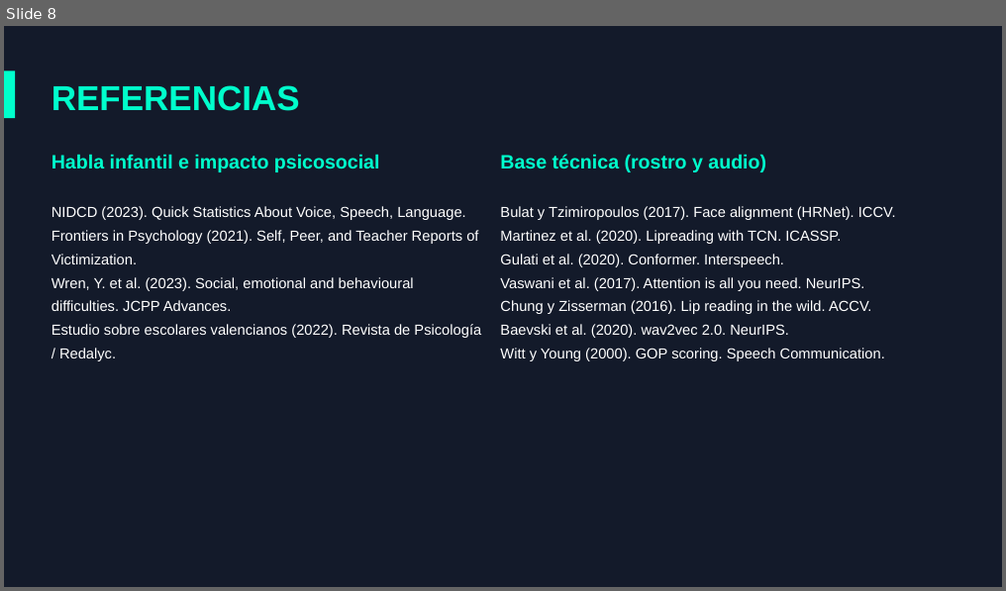
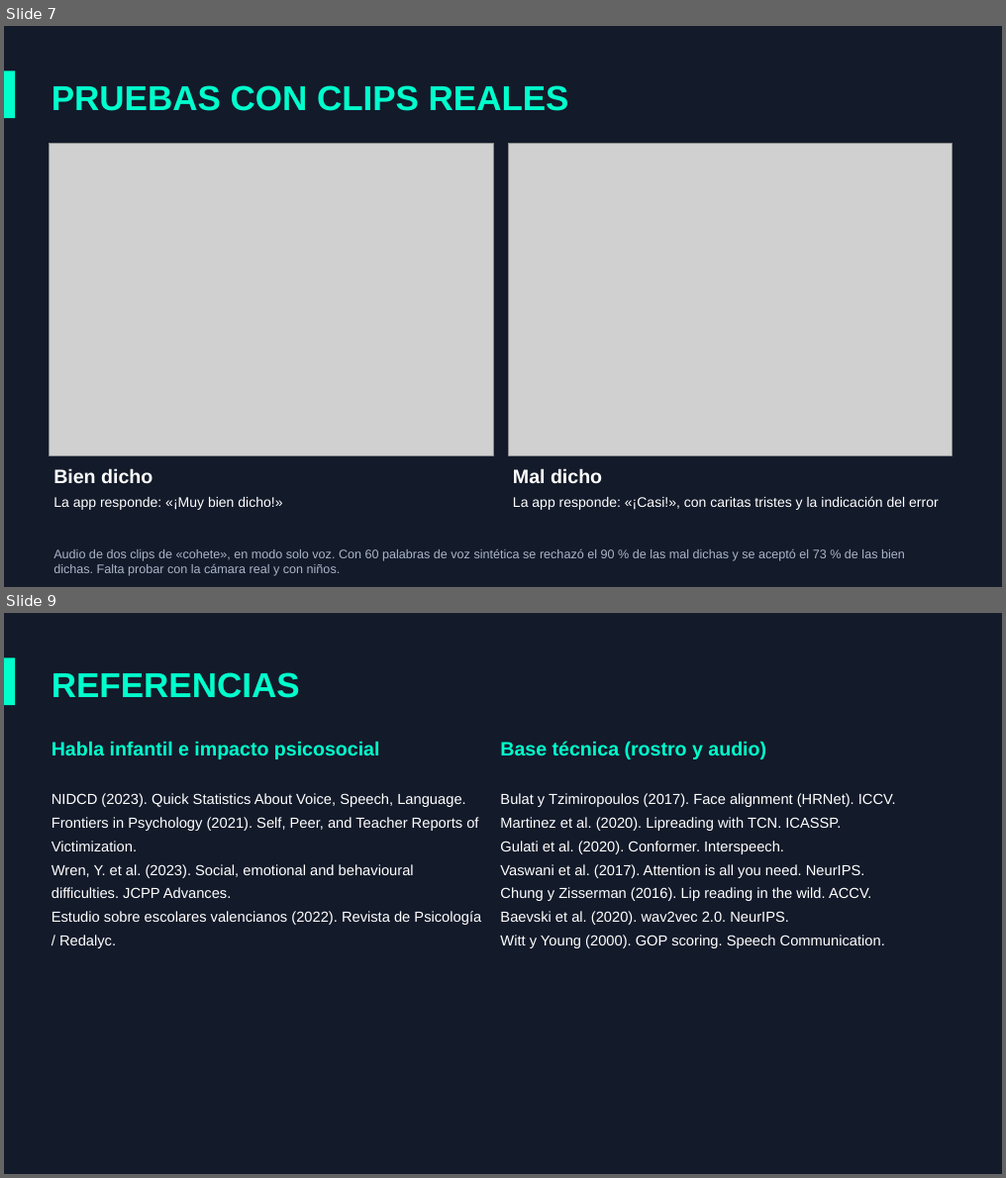
Before and after one commit to David-Code404/FonoKids, a slide deck: documentacion/presentacion/FonoKids - IA para la pronunciación infantil.pptx. Shown one above the other, each under a label of ours: slide 8 before the commit, slides 7 and 9 after it; the slides between them are not shown. The pictures are 1006x591 and 1006x1178 pixels, drawn with LibreOffice and Linux fonts; fonts in the diff are those of the drawing; grey boxes stand for pictures. Boxes give left, top, right and bottom in pixels: in the first picture for what was removed or moved away, otherwise in the second. Text is boxed around its words. In the diff, an @@ line names an element or a change of style, - is before the commit and + after.

```diff
--- a/documentacion/presentacion/FonoKids - IA para la pronunciación infantil.pptx
+++ b/documentacion/presentacion/FonoKids - IA para la pronunciación infantil.pptx
@@ slide 7 added at <box>4,26,1002,587</box>, background #131A2A @@
@@ rectangle added at <box>4,71,15,118</box>, fill #00FFCC @@
@@ text added at <box>52,85,569,111</box>, 50 pt, text #00FFCC, bold @@
+PRUEBAS CON CLIPS REALES
@@ picture added at <box>49,143,493,456</box> @@
@@ picture added at <box>508,143,952,456</box> @@
@@ text added at <box>54,469,152,484</box>, 28 pt, text #FFFFFF, bold @@
+Bien dicho
@@ text added at <box>513,469,602,484</box>, 28 pt, text #FFFFFF, bold @@
+Mal dicho
@@ text added at <box>54,497,282,510</box>, 20 pt, text #FFFFFF @@
+La app responde: «¡Muy bien dicho!»
@@ text added at <box>513,496,939,510</box>, 20 pt, text #FFFFFF @@
+La app responde: «¡Casi!», con caritas tristes y la indicación del error
@@ text added at <box>54,549,905,576</box>, 18 pt, text #AAB4C8 @@
+Audio de dos clips de «cohete», en modo solo voz. Con 60 palabras de voz sintética se rechazó el 90 % de las mal dichas y se aceptó el 73 % de las bien dichas. Falta probar con la cámara real y con niños.
@@ what was slide 8 is now slide 9 @@
```
Also in this commit, not shown: 6 slides changed, 1 other slide added, 1 slide removed.
